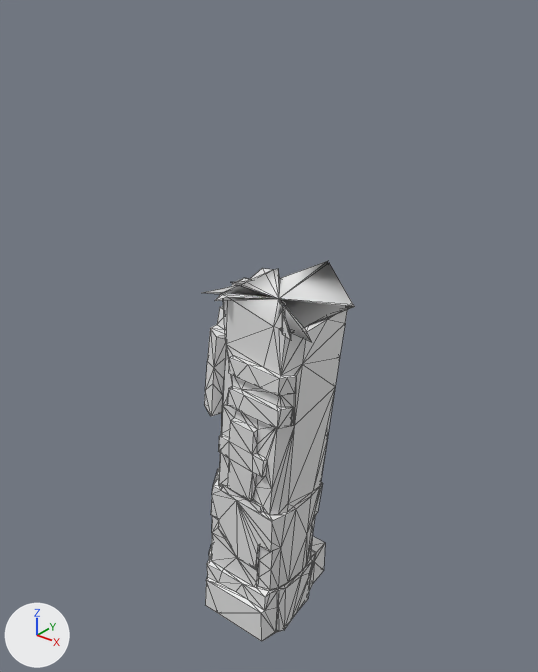
One commit to the OBJ model src/main/resources/assets/kn8/meshes/reno/leg_left.obj: the scene before it, then after it.
The view is the same before and after, from a 50 mm lens placed at (0.637, -0.964, 1.235), pointed at (-0.147, 0.016, 0.627). The lights are fixed; the arrows at lower left show +X, +Y and +Z. The older version comes first. Mesh edges are drawn as thin lines. Where no turn or scale is listed for an object, it has been applied to the vertices. Vertices at exactly the same position are counted once.

The scene before the commit, as lines of its bpy script (objects in view):
```python
me_leg_left = bpy.data.meshes.new('leg_left')
me_leg_left.from_pydata(...)  # 486 vertices, 966 faces; spans x -0.251..0.025, y -0.116..0.137, z 0.0..0.781
ob_leg_left = bpy.data.objects.new('leg_left', me_leg_left)
ob_leg_left.location = (0.0, 0.0, 0.0)
```
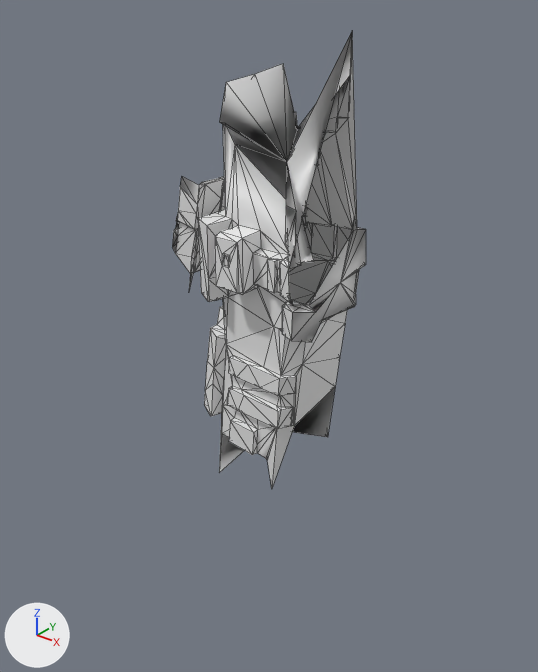
Boxes (x1, y1, x2, y2) around the edits, measured in the pictures (538 x 672 px):
'leg_left', reshaped (27% wider, 20% taller)
    before: (202, 261, 355, 641)
    after: (172, 32, 366, 488)
part 1 of me_leg_left, added
    after: (172, 176, 225, 289)
part 2 of me_leg_left, cut back
    before: (205, 388, 335, 641)
    after: (219, 388, 335, 473)
part 3 of me_leg_left, built on
    before: (211, 261, 355, 342)
    after: (198, 32, 366, 342)

What the commit changed:
me_leg_left is used by ob_leg_left; location (0.0, 0.0, 0.0).
me_leg_left had 486 vertices, 966 faces and spanned x -0.251..0.025, y -0.116..0.137, z 0.0..0.781.
me_leg_left now has 498 vertices, 986 faces and spans x -0.295..0.031, y -0.14..0.107, z 0.33..1.159.
me_leg_left part 1: a new loose piece of 75 vertices spanning x -0.295..-0.219, y -0.079..0.06, z 0.705..0.928.
me_leg_left part 2: 266 vertices removed from x -0.251..-0.034, y -0.109..0.137, z 0.0..0.456; 1 vertex added at x -0.121, y -0.017, z 0.449.
me_leg_left part 3: 1 vertex removed from x -0.089, y -0.03, z 0.734; 203 vertices added at x -0.199..0.031, y -0.14..0.107, z 0.712..1.159.
